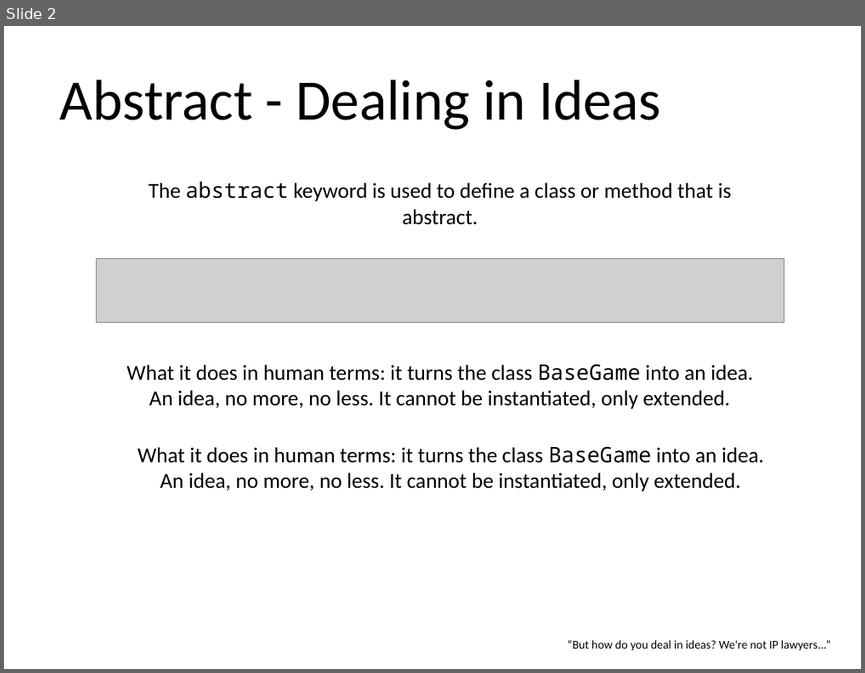
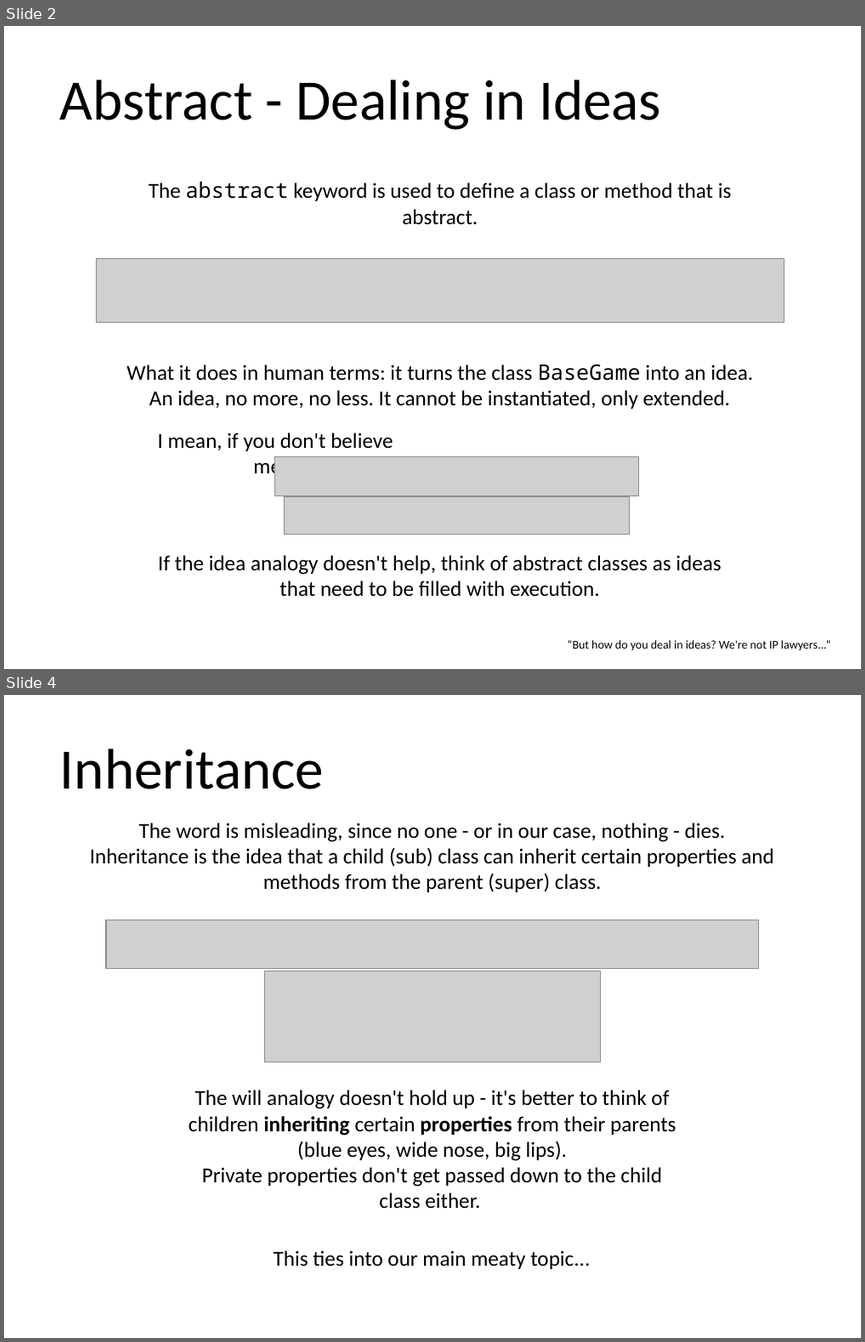
Before and after one commit to Chances-1/Swerve, a slide deck: Java_Class_30th_Nov.pptx. Shown one above the other, each under a label of ours: slide 2 before the commit, slides 2 and 4 after it; the slides between them are not shown. The pictures are 865x673 and 865x1342 pixels, drawn with LibreOffice and Linux fonts; fonts in the diff are those of the drawing; grey boxes stand for pictures. Boxes give left, top, right and bottom in pixels: in the first picture for what was removed or moved away, otherwise in the second. Text is boxed around its words. In the diff, an @@ line names an element or a change of style, - is before the commit and + after.

```diff
--- a/Java_Class_30th_Nov.pptx
+++ b/Java_Class_30th_Nov.pptx
@@ slide 4 added at (x1=4, y1=695, x2=861, y2=1338), background #FFFFFF @@
@@ text added at (x1=60, y1=749, x2=324, y2=789), 48 pt, text #000000 @@
+Inheritance
@@ text added at (x1=90, y1=823, x2=774, y2=892), 18 pt, text #000000 @@
+The word is misleading, since no one - or in our case, nothing - dies.
+Inheritance is the idea that a child (sub) class can inherit certain properties and methods from the parent (super) class.
@@ picture added at (x1=106, y1=919, x2=759, y2=968) @@
@@ picture added at (x1=264, y1=971, x2=601, y2=1061) @@
@@ text added at (x1=188, y1=1089, x2=676, y2=1208), 18 pt, text #000000 @@
+The will analogy doesn't hold up - it's better to think of children inheriting certain properties from their parents (blue eyes, wide nose, big lips).
+Private properties don't get passed down to the child class either.
@@ text added at (x1=273, y1=1250, x2=590, y2=1269), 18 pt, text #000000 @@
+This ties into our main meaty topic...
@@ slide 2 changed as well @@
@@ text added at (x1=158, y1=432, x2=392, y2=479), 18 pt, text #000000 @@
+I mean, if you don't believe me...
@@ text removed at (x1=137, y1=446, x2=764, y2=491) @@
-What it does in human terms: it turns the class BaseGame into an idea.
-An idea, no more, no less. It cannot be instantiated, only extended.
@@ picture added at (x1=275, y1=457, x2=639, y2=496) @@
@@ picture added at (x1=284, y1=496, x2=630, y2=534) @@
@@ text added at (x1=158, y1=555, x2=721, y2=596), 18 pt, text #000000 @@
+If the idea analogy doesn't help, think of abstract classes as ideas that need to be filled with execution.
```
Also in this commit, not shown: 1 other slide changed, 3 other slides added, 9 slides removed.
